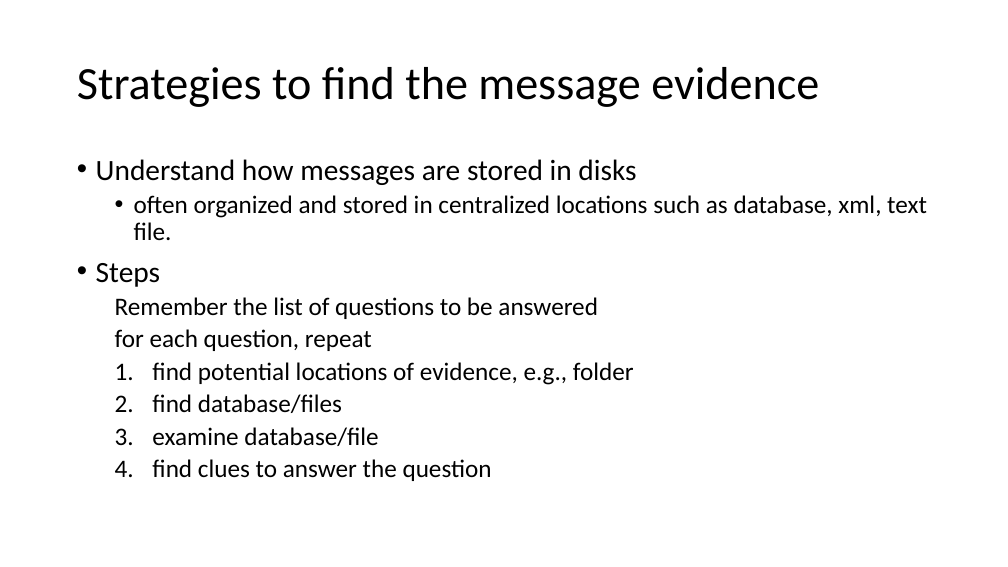
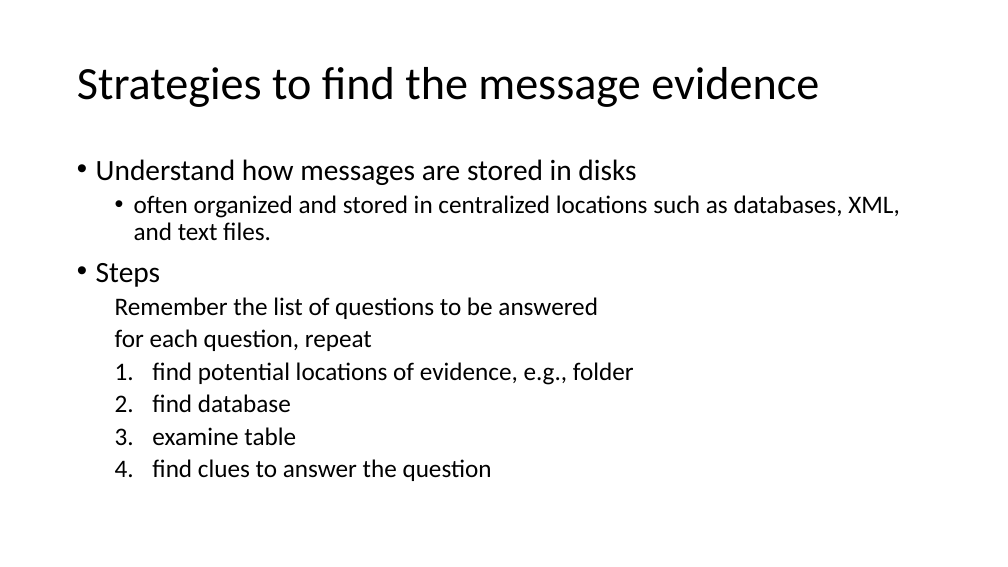
Before and after one commit to frankwxu/digital-forensics-lab, a slide deck: slide 14 of Andriod10/5_1_1_AOSP_App_Investigations_Messaging.pptx. Drawn at 1008x567 pixels with LibreOffice and Linux fonts; fonts in the diff are those of the drawing; background and template pictures are left out. Boxes give left, top, right and bottom in pixels: in the first picture for what was removed or moved away, otherwise in the second. Text is boxed around its words. In the diff, an @@ line names an element or a change of style, - is before the commit and + after.

```diff
--- a/Andriod10/5_1_1_AOSP_App_Investigations_Messaging.pptx
+++ b/Andriod10/5_1_1_AOSP_App_Investigations_Messaging.pptx
@@ text at bbox=[134, 195, 900, 241]: text changed @@
-  • often organized and stored in centralized locations such as database, xml, text file.
+  • often organized and stored in centralized locations such as databases, XML, and text files.
@@ text at bbox=[152, 394, 296, 446]: text changed @@
-  2. find database/files
-  3. examine database/file
+  2. find database
+  3. examine table
```
Also in this commit, not shown: 8 other slides changed, 2 slides removed, 3 other files.
